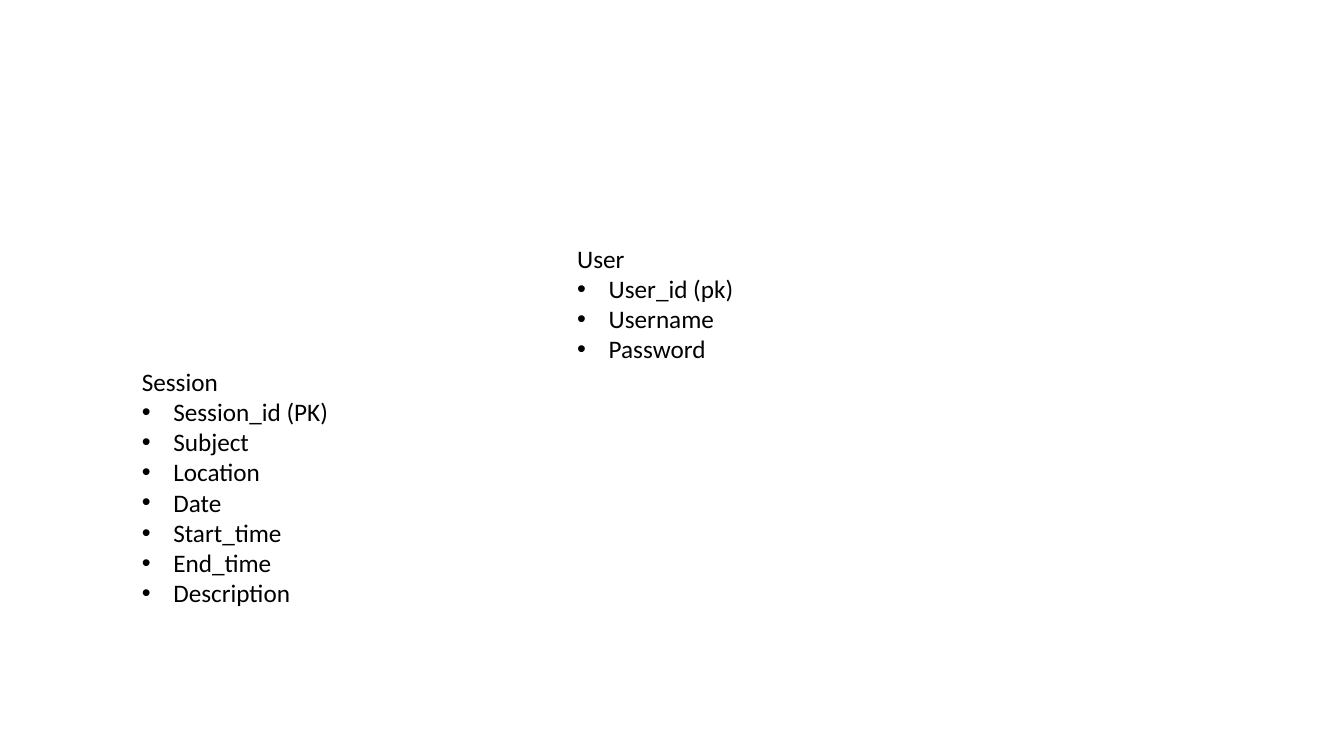
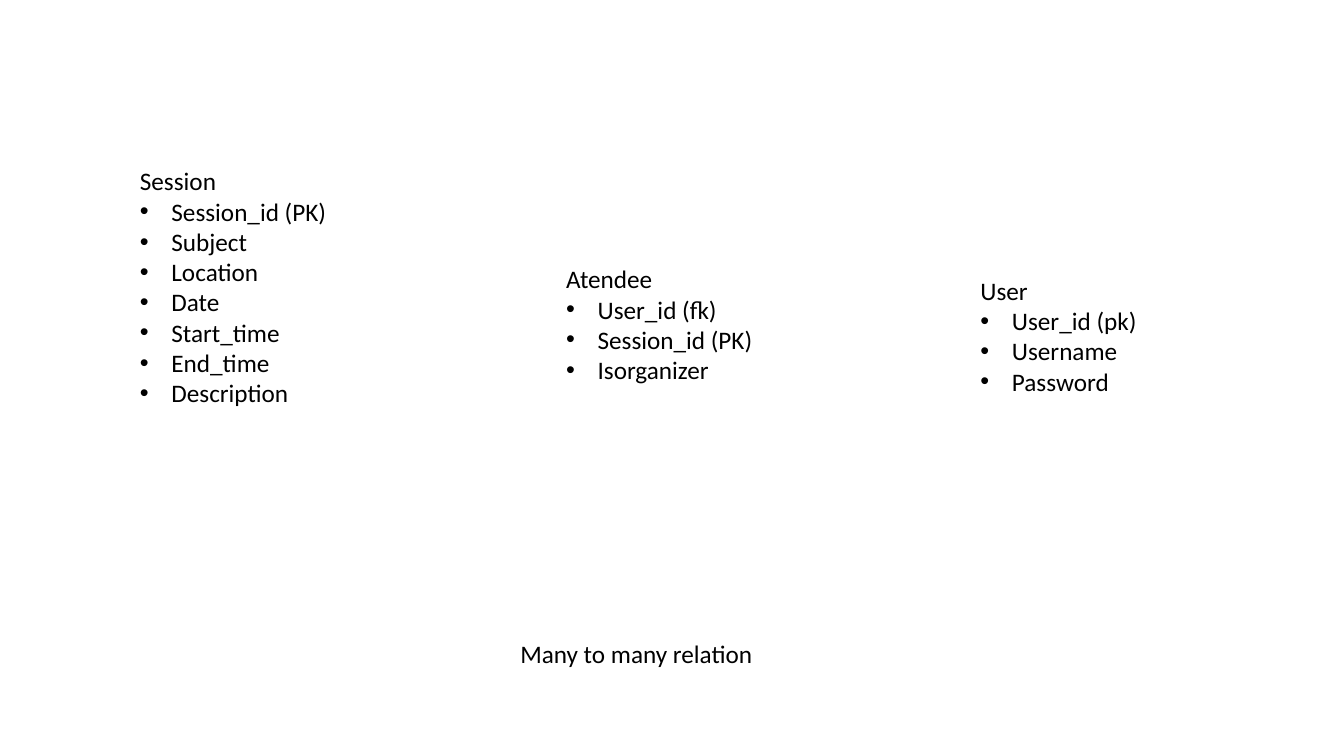
Before and after one commit to chisafukutome/study-buddy-app, a slide deck: slide 1 of documentations/StudyBuddy_ERD.pptx. Drawn at 1344x756 pixels with LibreOffice and Linux fonts; fonts in the diff are those of the drawing. Boxes give left, top, right and bottom in pixels: in the first picture for what was removed or moved away, otherwise in the second. Text is boxed around its words. In the diff, an @@ line names an element or a change of style, - is before the commit and + after.

```diff
--- a/documentations/StudyBuddy_ERD.pptx
+++ b/documentations/StudyBuddy_ERD.pptx
@@ text "Session": place and size @@
-text "Session" at (142,373,328,606)
+text "Session" at (140,172,326,406)
@@ text added at (566,270,752,384), 18 pt, text #000000 @@
+Atendee
+• User_id (fk)
+• Session_id (PK)
+• Isorganizer
@@ text "User": place and size @@
-text "User" at (577,251,733,359)
+text "User" at (980,283,1137,391)
@@ text added at (520,645,752,667), 18 pt, text #000000 @@
+Many to many relation
```
Also in this commit, not shown: 5 other files.
